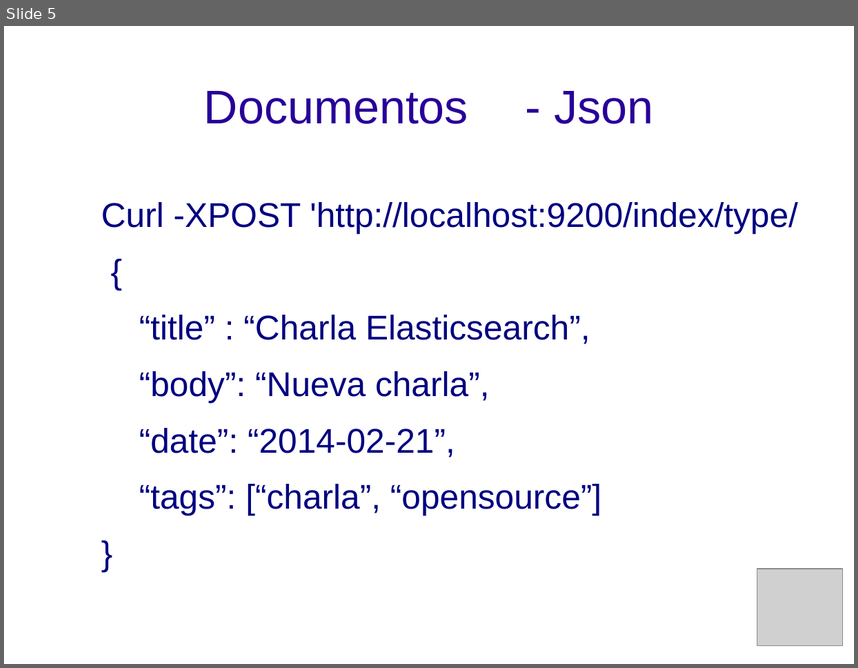
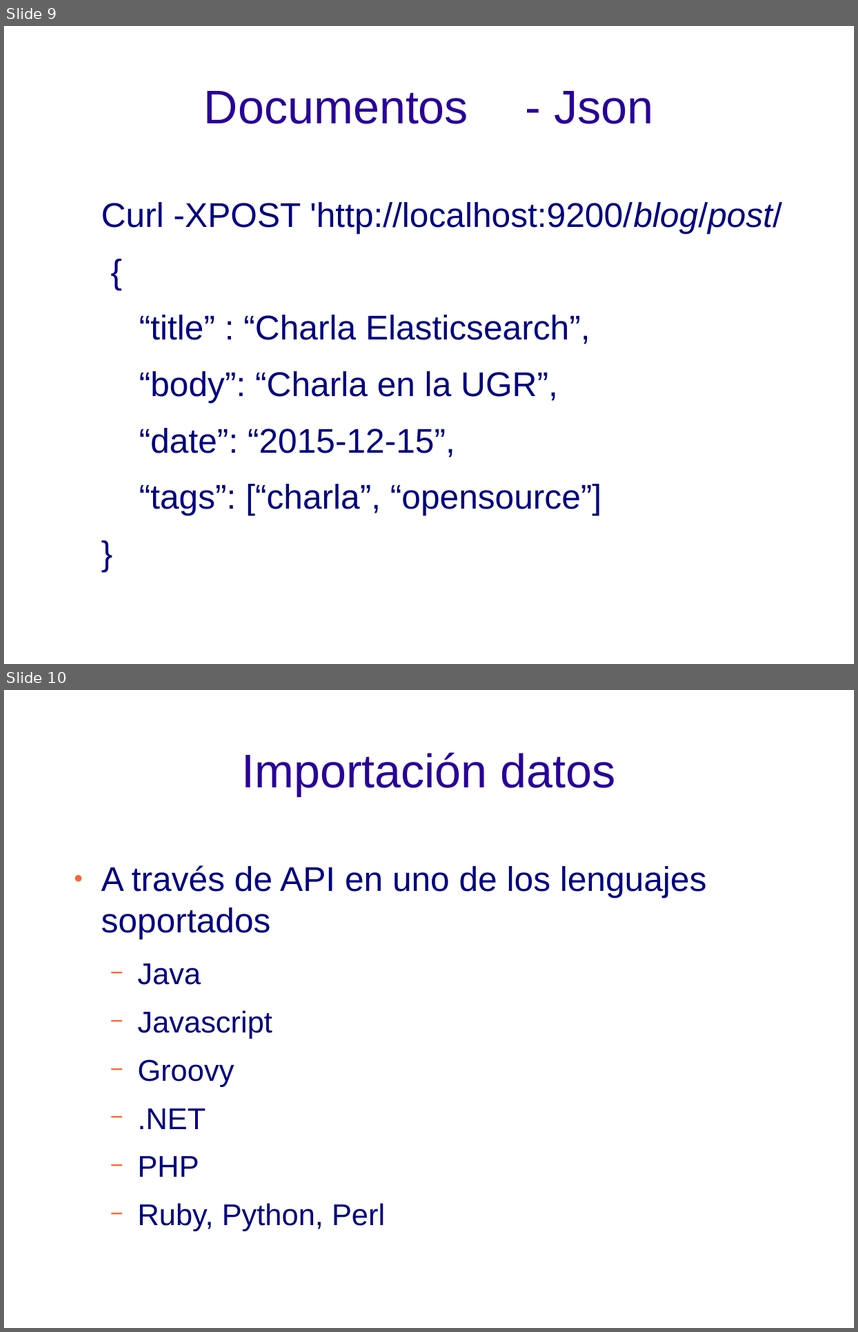
Before and after one commit to davidsf/charla_elasticsearch, a slide deck: elasticsearch.odp. Shown one above the other, each under a label of ours: slide 5 before the commit, slides 9 and 10 after it. The pictures are 858x668 and 858x1332 pixels, drawn with LibreOffice and Linux fonts; fonts in the diff are those of the drawing; grey boxes stand for pictures; background and template pictures are left out. Boxes give left, top, right and bottom in pixels: in the first picture for what was removed or moved away, otherwise in the second. Text is boxed around its words. In the diff, an @@ line names an element or a change of style, - is before the commit and + after.

```diff
--- a/elasticsearch.odp
+++ b/elasticsearch.odp
@@ slide 10 added at (4, 690, 854, 1328), background picture (left out) @@
@@ title added at (241, 752, 616, 796), 44 pt, text #280099 @@
+Importación datos
@@ text added at (101, 865, 707, 1231), 28 pt, text #000080 @@
+● A través de API en uno de los lenguajes soportados
+  − Java
+  − Javascript
+  − Groovy
+  − .NET
+  − PHP
+  − Ruby, Python, Perl
@@ what was slide 5 is now slide 9 @@
@@ slide 9 changed as well @@
@@ text at (101, 202, 782, 234): text changed @@
-Curl -XPOST 'http://localhost:9200/index/type/
+Curl -XPOST 'http://localhost:9200/blog/post/
@@ text at (139, 371, 558, 457): text changed @@
-“body”: “Nueva charla”,
-“date”: “2014-02-21”,
+“body”: “Charla en la UGR”,
+“date”: “2015-12-15”,
@@ picture removed at (757, 568, 842, 646) @@
```
Also in this commit, not shown: 6 other slides changed, 9 other slides added, 3 slides removed.
